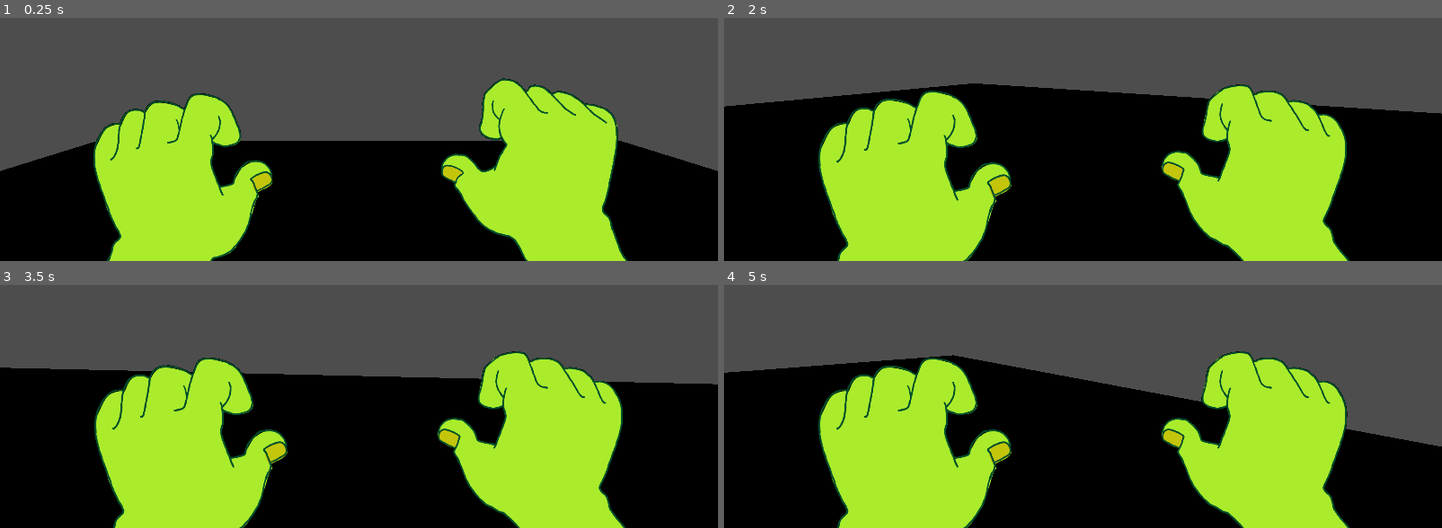
Above: before the commit, frames 1-4 (two rows, left to right).
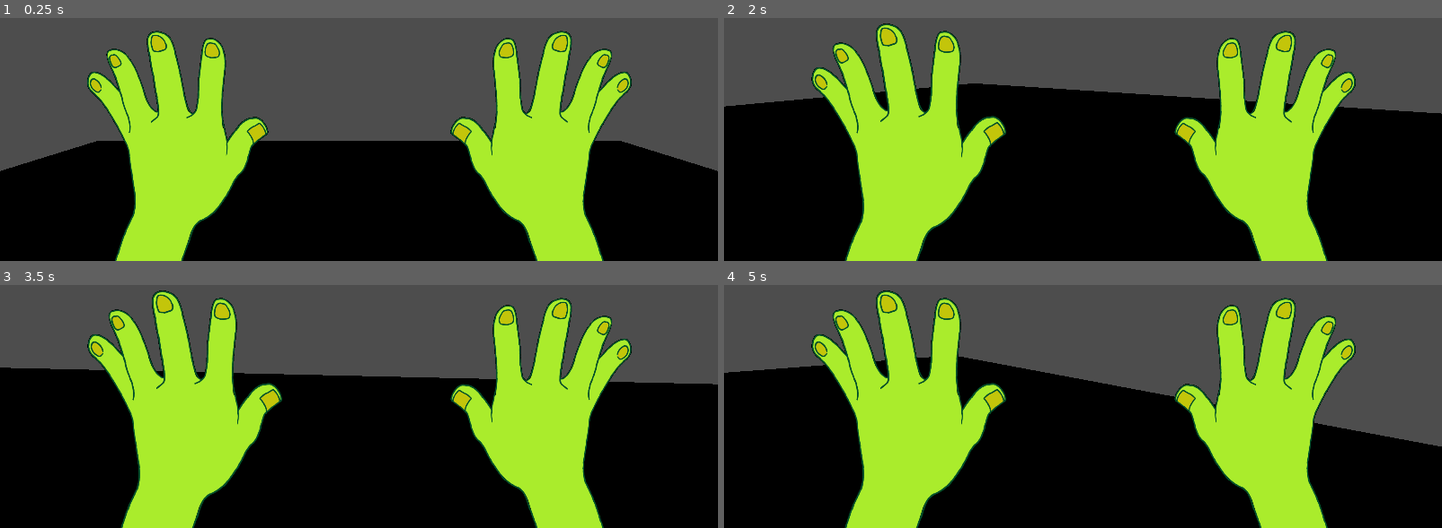
Above: after the commit, the same moments.

Repository: Mana-cott/SHREK-D
Game: Godot game, scene res://scenes/main.tscn
Same seed, same stepped clock (60 frames per second), same inputs: the game is played once before the commit and once after it.
Inputs (mouse positions are in pixels of both pictures, inside the frame that each line leads up to):
- Up to frame 1 (0.25 s): no input
- Up to frame 2 (2 s): move the mouse to (1118, 56) at 0.52 s; hold W (move_up) from 0.53 s (still down); click (1118, 56) at 0.6 s; tap Space (jump) at 0.77, 1.52 s; move the mouse to (1047, 61) at 1.27 s; click (1047, 61) at 1.35 s
- Up to frame 3 (3.5 s): keep holding W (move_up); move the mouse to (373, 319) at 2.02 s; click (373, 319) at 2.1 s; move the mouse to (351, 333) at 2.77 s; click (351, 333) at 2.85 s; tap Space (jump) at 3.02 s
- Up to frame 4 (5 s): keep holding W (move_up); move the mouse to (1133, 331) at 3.52 s; click (1133, 331) at 3.6 s; tap Space (jump) at 3.77, 4.52 s; move the mouse to (1025, 321) at 4.27 s; click (1025, 321) at 4.35 s

The runs differ from the first frame. In frame 1, 18% of the frame differs, in the area x 12-88%, y 5-100%; in frame 2, 20%; in frame 3, 20%; in frame 4, 20%, in the area x 12-88%, y 2-100%.

Commit message:
Implement jump animation handling

Diff:
--- a/shrek'd/scenes/player.tscn
+++ b/shrek'd/scenes/player.tscn
@@ -1,12 +1,18 @@
-[gd_scene load_steps=29 format=3 uid="uid://qt3oq6drn0xf"]
+[gd_scene load_steps=33 format=3 uid="uid://qt3oq6drn0xf"]
 
 [ext_resource type="Script" path="res://scripts/player.gd" id="1_7tsrc"]
+[ext_resource type="Texture2D" uid="uid://c1hearftigf6w" path="res://assets/sprites/shrek/open_left.png" id="2_l6mkl"]
 [ext_resource type="Texture2D" uid="uid://botg4h4650cy1" path="res://assets/sprites/shrek/idle_hand_left.png" id="2_nnmvx"]
 [ext_resource type="Texture2D" uid="uid://daulyfovqe2vh" path="res://assets/sprites/shrek/idle_hand_right.png" id="3_jol57"]
 [ext_resource type="Texture2D" uid="uid://dtgt5dxttckws" path="res://assets/sprites/shrek/punch_left.png" id="3_knyil"]
 [ext_resource type="Texture2D" uid="uid://b4vk7dcpcsq86" path="res://assets/sprites/shrek/punch_right.png" id="5_lffao"]
+[ext_resource type="Texture2D" uid="uid://b8by88xth6hgw" path="res://assets/sprites/shrek/open_right.png" id="5_mqkxc"]
 
 [sub_resource type="CapsuleShape3D" id="CapsuleShape3D_r6x86"]
+
+[sub_resource type="AtlasTexture" id="AtlasTexture_2ekt3"]
+atlas = ExtResource("2_l6mkl")
+region = Rect2(0, 0, 1920, 1080)
 
 [sub_resource type="AtlasTexture" id="AtlasTexture_rh2ii"]
 atlas = ExtResource("2_nnmvx")
@@ -50,6 +56,14 @@
 
 [sub_resource type="SpriteFrames" id="SpriteFrames_fjl0f"]
 animations = [{
+"frames": [{
+"duration": 1.0,
+"texture": SubResource("AtlasTexture_2ekt3")
+}],
+"loop": true,
+"name": &"airborne",
+"speed": 5.0
+}, {
 "frames": [{
 "duration": 2.0,
 "texture": SubResource("AtlasTexture_rh2ii")
@@ -91,6 +105,10 @@
 "speed": 12.0
 }]
 
+[sub_resource type="AtlasTexture" id="AtlasTexture_p4cc5"]
+atlas = ExtResource("5_mqkxc")
+region = Rect2(0, 0, 1920, 1080)
+
 [sub_resource type="AtlasTexture" id="AtlasTexture_u6jce"]
 atlas = ExtResource("3_jol57")
 region = Rect2(0, 0, 1920, 1080)
@@ -133,6 +151,14 @@
 
 [sub_resource type="SpriteFrames" id="SpriteFrames_0in6b"]
 animations = [{
+"frames": [{
+"duration": 1.0,
+"texture": SubResource("AtlasTexture_p4cc5")
+}],
+"loop": true,
+"name": &"airborne",
+"speed": 5.0
+}, {
 "frames": [{
 "duration": 1.0,
 "texture": SubResource("AtlasTexture_u6jce")
@@ -207,16 +233,12 @@
 scale = Vector2(0.4, 0.4)
 sprite_frames = SubResource("SpriteFrames_fjl0f")
 animation = &"punch"
-frame = 6
-frame_progress = 1.0
 
 [node name="RightArm" type="AnimatedSprite2D" parent="CanvasLayer/GunBase"]
 position = Vector2(212, 135)
 scale = Vector2(0.4, 0.4)
 sprite_frames = SubResource("SpriteFrames_0in6b")
 animation = &"punch"
-frame = 6
-frame_progress = 1.0
 
 [node name="DeathScreen" type="Control" parent="CanvasLayer"]
 visible = false
--- a/shrek'd/scripts/player.gd
+++ b/shrek'd/scripts/player.gd
@@ -66,6 +66,7 @@
 		velocity.z = move_toward(velocity.z, 0, SPEED)
 
 	move_and_slide()
+	update_animations()
 
 func shoot():
 	if not can_shoot or dead:
@@ -81,6 +82,19 @@
 
 	if raycast.is_colliding() and raycast.get_collider().has_method("kill"):
 		raycast.get_collider().kill()
+
+func update_animations():
+	# order of priority
+	if dead:
+		return
+	if not can_shoot:
+		return
+	if not is_on_floor():
+		left_arm.play("airborne")
+		right_arm.play("airborne")
+	else:
+		left_arm.play("idle")
+		right_arm.play("idle")
 
 func kill():
 	dead = true
Binary file added: shrek'd/assets/sprites/shrek/open_left.png
Not shown, added: shrek'd/assets/sprites/shrek/open_left.png.import
Binary file added: shrek'd/assets/sprites/shrek/open_right.png
Not shown, added: shrek'd/assets/sprites/shrek/open_right.png.import
Binary file removed: shrek'd/assets/sprites/shrek/punch_right.aseprite
Binary file removed: shrek'd/assets/sprites/shrek/shoulder_right.aseprite
